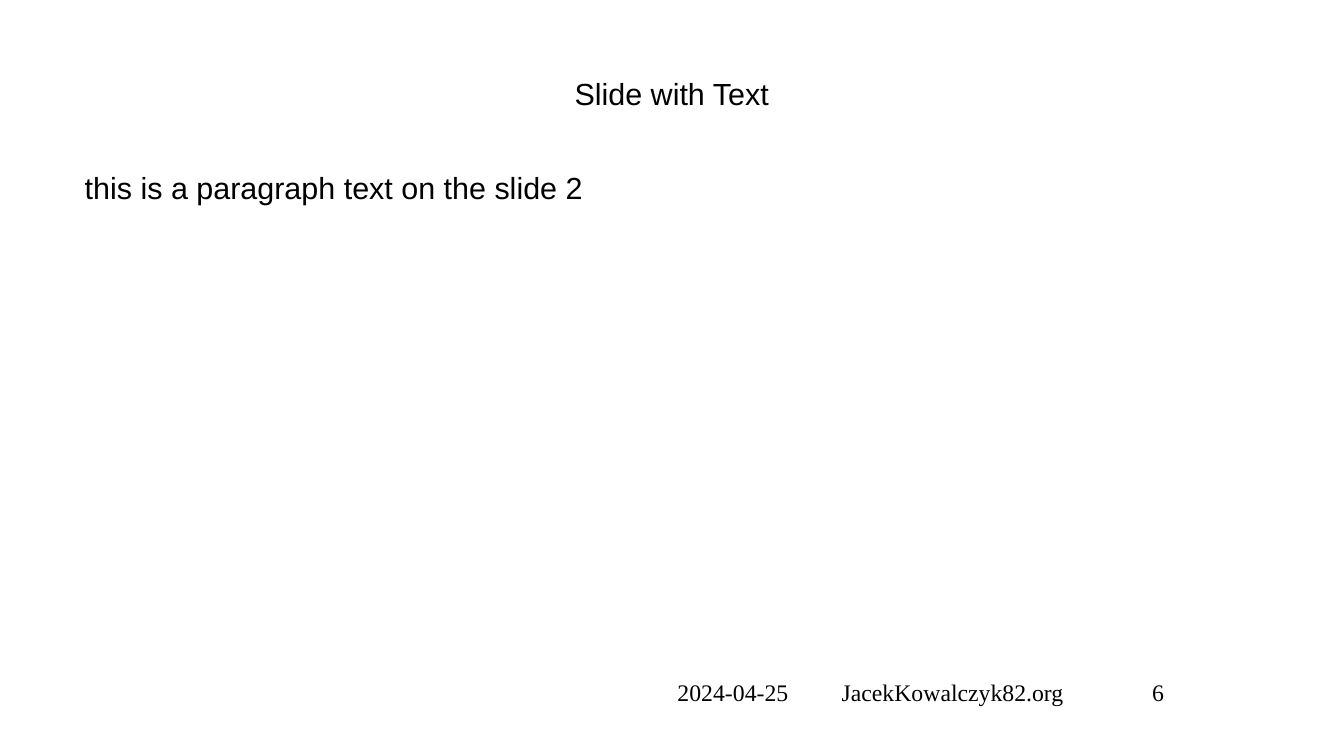
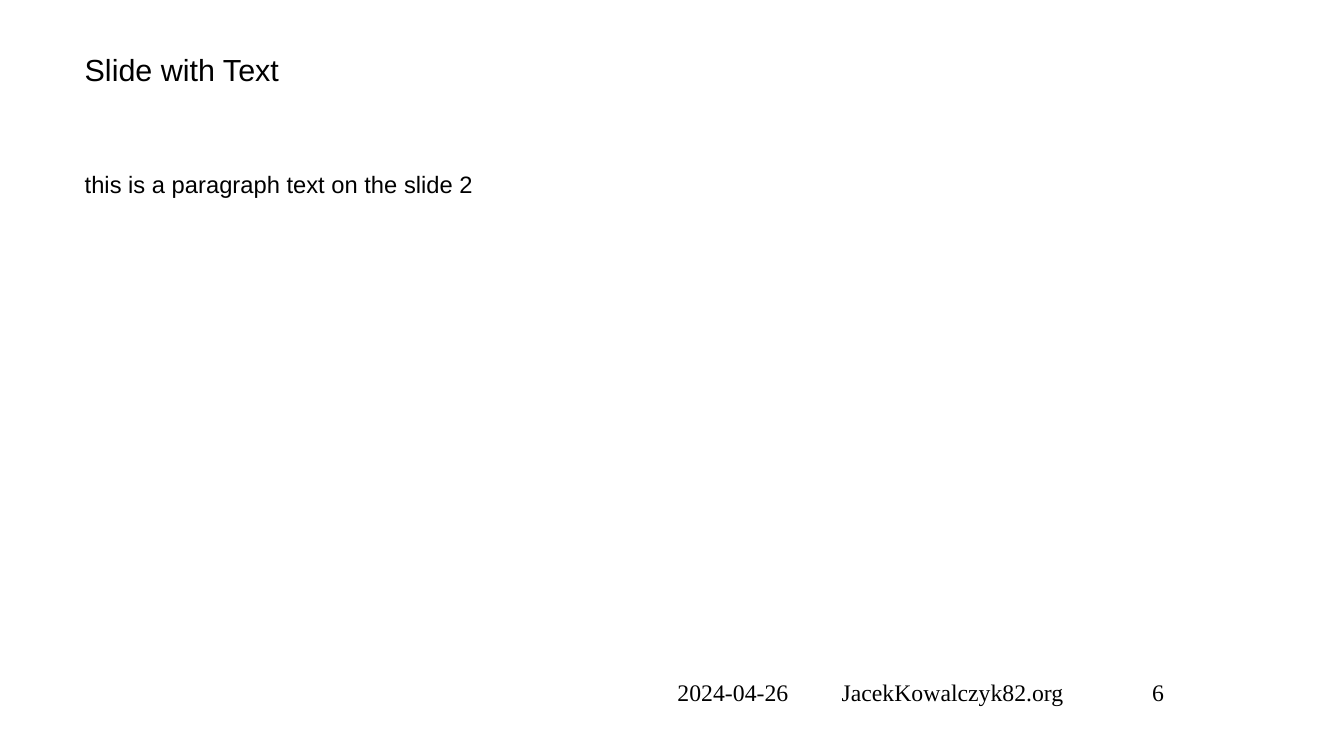
Before and after one commit to jacekkowalczyk82/code-2-present, a slide deck: slide 7 of HowTo-presentation.pptx. Drawn at 1344x756 pixels with LibreOffice and Linux fonts; fonts in the diff are those of the drawing; background and template pictures are left out. Boxes give left, top, right and bottom in pixels: in the first picture for what was removed or moved away, otherwise in the second. Text is boxed around its words. In the diff, an @@ line names an element or a change of style, - is before the commit and + after.

```diff
--- a/HowTo-presentation.pptx
+++ b/HowTo-presentation.pptx
@@ title "Slide with Text": place and size @@
-title "Slide with Text" at <box>575,83,769,106</box>
+title "Slide with Text" at <box>85,59,279,82</box>
@@ title "Slide with Text" at <box>85,59,279,82</box>: alignment centre to left; vertical alignment middle to top @@
@@ text "this is a paragraph text ..." at <box>85,175,472,198</box>: size 18 to 14 pt @@
@@ text at <box>677,684,1164,706</box>: text changed @@
-2024-04-25 JacekKowalczyk82.org 6
+2024-04-26 JacekKowalczyk82.org 6
```
Also in this commit, not shown: 7 other slides changed, 8 other files.
